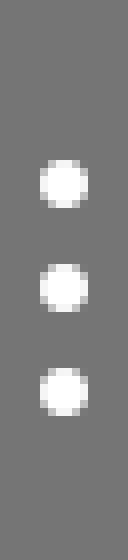
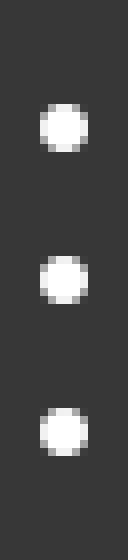
Layers edited between the first and the second 128x560 image:
renamed "Ellipse 1" to "Top Eclipse", painted on it over (40, 104, 88, 208)
renamed "Ellipse 1" to "Bottom Eclipse", painted on it over (40, 368, 88, 456)
renamed "Ellipse 1" to "Middle Eclipse", painted on it over (40, 256, 88, 312)
painted on "fiilling" over (0, 0, 128, 560)
